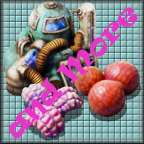
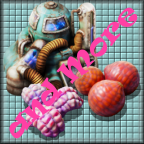
The second 144px x 144px image is a revision of the first. Changes to its layers:
painted on "and More" over [9, 7, 138, 139]
